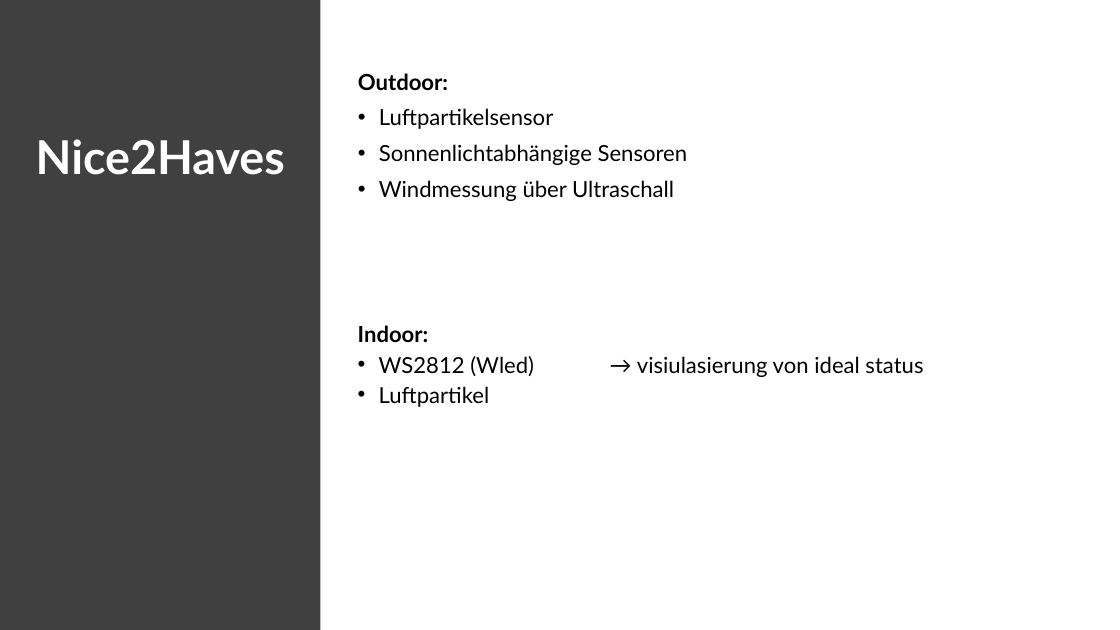
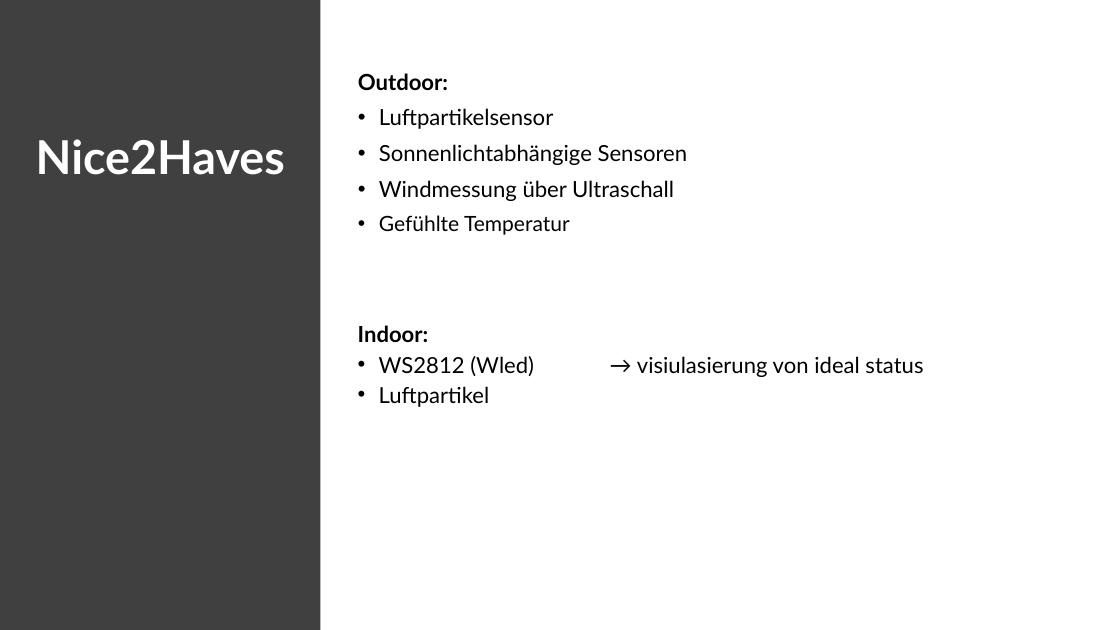
Before and after one commit to EatingJan1/Wetterstation-Bulme-Werkstaetten-Projekt-2024-2025, a slide deck: slide 5 of Vorstellung.pptx (slide 7 before the commit). Drawn at 1120x630 pixels with LibreOffice and Linux fonts; fonts in the diff are those of the drawing. Boxes give left, top, right and bottom in pixels: in the first picture for what was removed or moved away, otherwise in the second. Text is boxed around its words. In the diff, an @@ line names an element or a change of style, - is before the commit and + after.

```diff
--- a/Vorstellung.pptx
+++ b/Vorstellung.pptx
@@ text at box(379, 215, 570, 235): paragraph added @@
+• Gefühlte Temperatur
```
Also in this commit, not shown: 1 slide removed.
